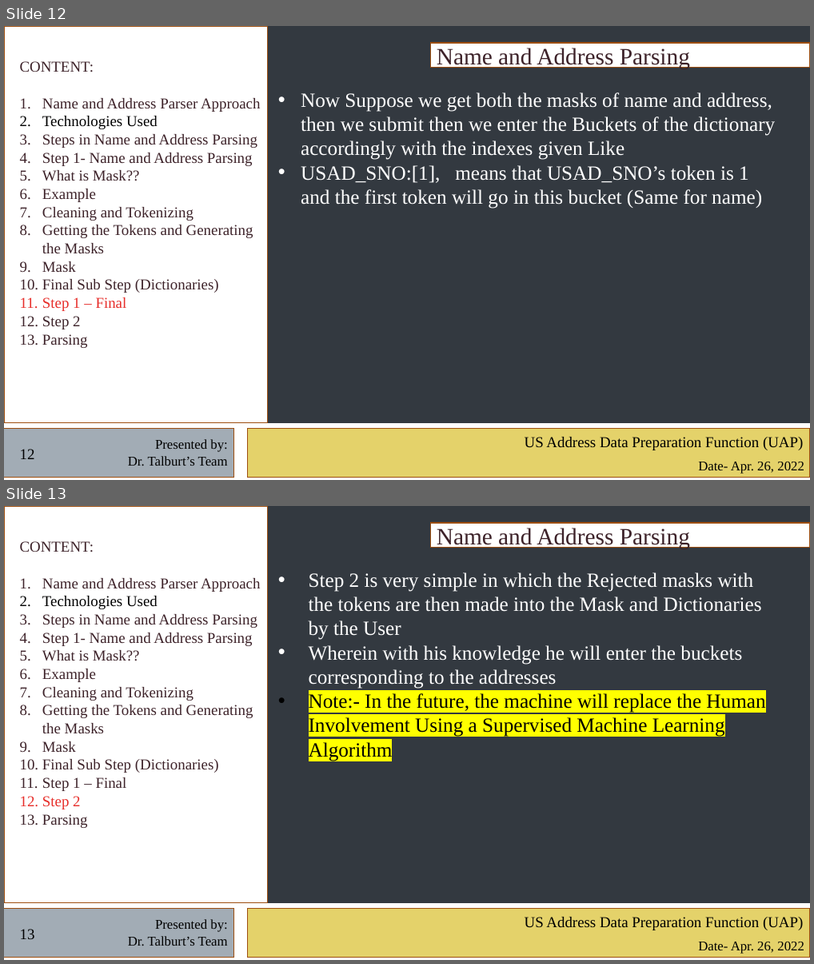
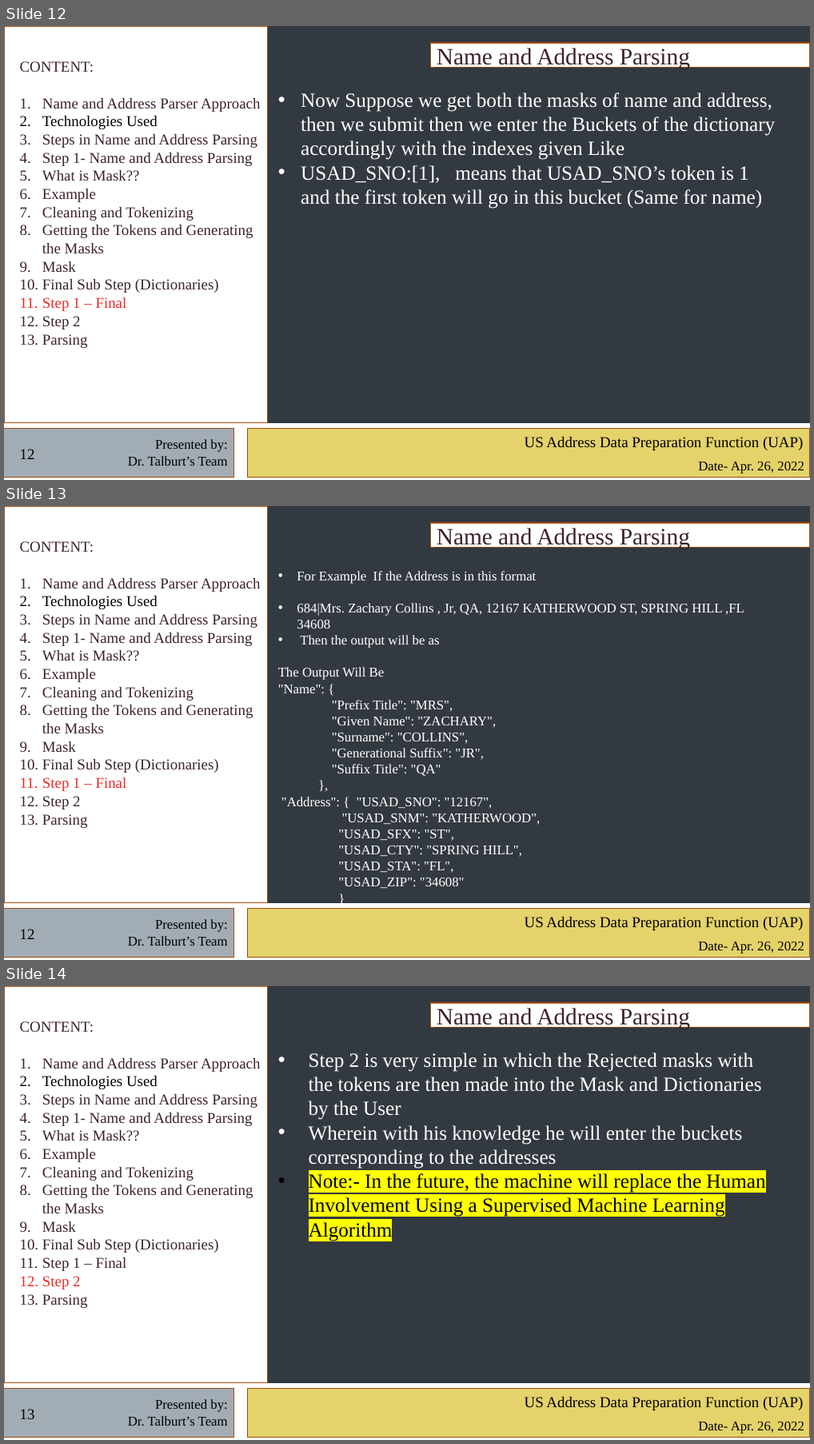
Before and after one commit to uscensusbureau/ADRM_Project, a slide deck: Name and Address Presentation.pptx. Shown one above the other, each under a label of ours: slides 12 and 13 before the commit, slides 12, 13 and 14 after it. The pictures are 814x964 and 814x1444 pixels, drawn with LibreOffice and Linux fonts; fonts in the diff are those of the drawing. Boxes give left, top, right and bottom in pixels: in the first picture for what was removed or moved away, otherwise in the second. Text is boxed around its words. In the diff, an @@ line names an element or a change of style, - is before the commit and + after.

```diff
--- a/Name and Address Presentation.pptx
+++ b/Name and Address Presentation.pptx
@@ slide 13 added at <box>4,506,810,960</box>, background #333940 @@
@@ rectangle added at <box>4,506,268,902</box>, fill #FFFFFF, outline #9E4E11 1 pt @@
@@ rectangle added at <box>431,523,810,547</box>, fill #FFFFFF, outline #9E4E11 1 pt, 28 pt, text #3D2229 @@
+Name and Address Parsing
@@ text added at <box>20,541,260,828</box>, 18 pt, text #3D2229 @@
+CONTENT:
+1. Name and Address Parser Approach
+2. Technologies Used
+3. Steps in Name and Address Parsing
+4. Step 1- Name and Address Parsing
+5. What is Mask??
+6. Example
+7. Cleaning and Tokenizing
+8. Getting the Tokens and Generating the Masks
+9. Mask
+10. Final Sub Step (Dictionaries)
+11. Step 1 – Final
+12. Step 2
+13. Parsing
@@ text added at <box>278,571,745,888</box>, 16 pt, text #FFFFFF @@
+• For Example If the Address is in this format
+• 684|Mrs. Zachary Collins , Jr, QA, 12167 KATHERWOOD ST, SPRING HILL ,FL 34608
+• Then the output will be as
+The Output Will Be
+"Name": {
+"Prefix Title": "MRS",
+"Given Name": "ZACHARY",
+"Surname": "COLLINS",
+"Generational Suffix": "JR",
+"Suffix Title": "QA"
+},
+"Address": { "USAD_SNO": "12167",
+"USAD_SNM": "KATHERWOOD",
+"USAD_SFX": "ST",
+"USAD_CTY": "SPRING HILL",
+"USAD_STA": "FL",
+"USAD_ZIP": "34608"
+}
@@ rectangle added at <box>4,904,810,960</box>, fill #FFFFFF, outline #FFFFFF 1 pt @@
@@ rectangle added at <box>4,908,234,956</box>, fill #A2ACB5, outline #9E4E11 1 pt @@
@@ rectangle added at <box>247,908,810,956</box>, fill #E4D26A, outline #9E4E11 1 pt @@
@@ line added from (4, 916) to (768, 916), #D56A17 6 pt @@
@@ text added at <box>20,928,35,939</box>, 18 pt, text #000000 @@
+12
@@ text added at <box>128,919,228,945</box>, 16 pt, text #000000 @@
+Presented by:
+Dr. Talburt’s Team
@@ text added at <box>525,916,803,930</box>, 18 pt, text #000000 @@
+US Address Data Preparation Function (UAP)
@@ text added at <box>698,941,805,953</box>, 16 pt, text #000000 @@
+Date- Apr. 26, 2022
@@ what was slide 13 is now slide 14 @@
```
Also in this commit, not shown: 1 slide changed, 11 other files.
